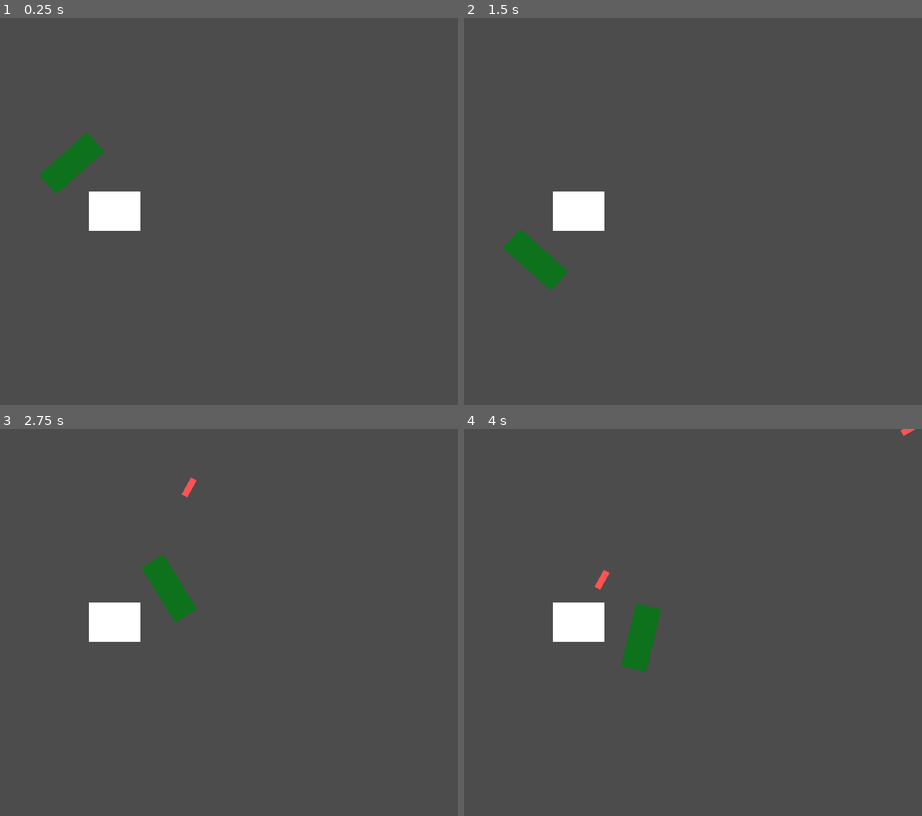
Above: before the commit, frames 1-4 (two rows, left to right).
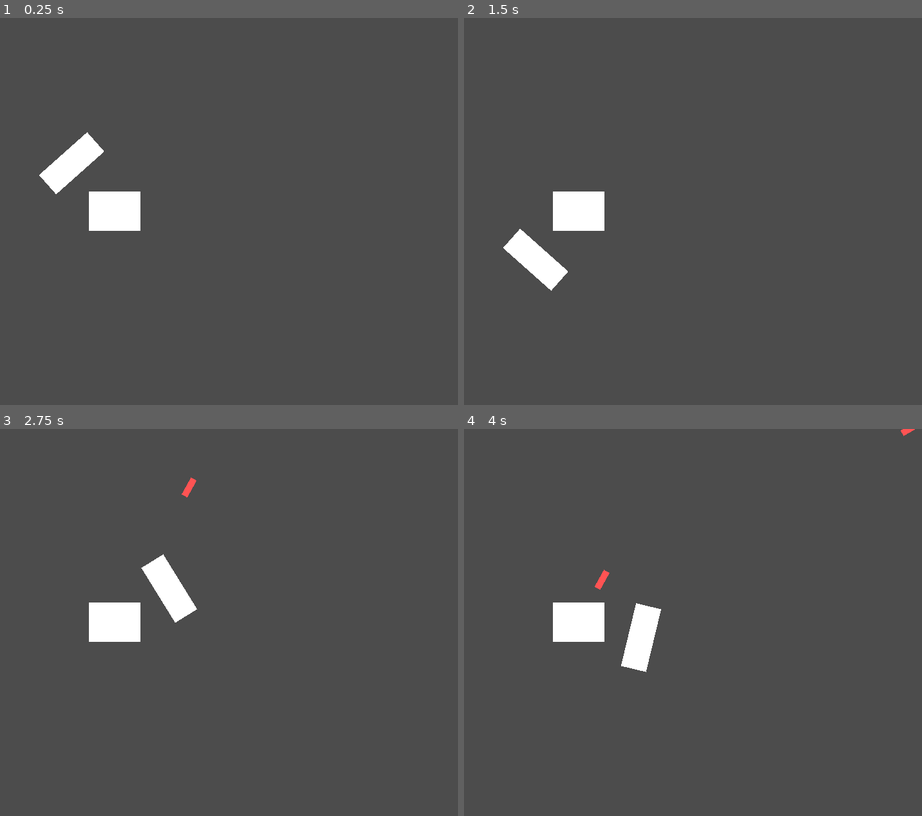
Above: after the commit, the same moments.

Repository: honoriocassiano/the-silent-protector-simulator
Game: Godot game, scene res://Main.tscn
The game is run twice, just before and just after one commit, with the same random seed, the same clock (stepped at 60 frames per second) and the same inputs.
Inputs (mouse positions are in pixels of both pictures, inside the frame that each line leads up to):
- Up to frame 1 (0.25 s): no input
- Up to frame 2 (1.5 s): tap Enter at 0.5 s; move the mouse to (775, 192) at 0.52 s; hold Right (move_right) 0.53-1.28 s; tap Space at 1.25 s; move the mouse to (560, 230) at 1.27 s; hold Down (move_down) from 1.28 s (still down)
- Up to frame 3 (2.75 s): tap Enter at 2 s; move the mouse to (251, 537) at 2.02 s; release Down (move_down) at 2.03 s; hold Right (move_right) from 2.03 s (still down)
- Up to frame 4 (4 s): move the mouse to (638, 699) at 2.77 s; release Right (move_right) at 2.78 s; hold Up (move_up) 2.78-3.53 s; move the mouse to (816, 680) at 3.52 s; hold Left (move_left) from 3.53 s (still down)

The runs differ from the first frame. In frame 1, 0.9% of the frame differs, in the area x 8-23%, y 29-46%; in frame 2, 0.9%; in frame 3, 0.9%; in frame 4, 0.9%, in the area x 34-44%, y 45-63%.

Commit message:
Destroy shoots when hit Soldier

Diff:
--- a/Soldier.gd
+++ b/Soldier.gd
@@ -1,4 +1,4 @@
-extends Area2D
+extends RigidBody2D
 
 const DISTANCE_FROM_BED = 100.0
 #var bedPosition = Vector2()
@@ -15,6 +15,9 @@
 #
 #	global bedPositon = bed.position
 
+func _physics_process(delta):
+	pass
+
 
 # Called every frame. 'delta' is the elapsed time since the previous frame.
 func _process(delta):
@@ -28,13 +31,16 @@
 	var cosine = (mousePosition.x - bedPosition.x) / distance
 	var sine = (mousePosition.y - bedPosition.y) / distance
 
+	var angle = -atan2(mousePosition.x - bedPosition.x, mousePosition.y - bedPosition.y)
+
 	position.x = cosine * DISTANCE_FROM_BED + bedPosition.x
 	position.y = sine * DISTANCE_FROM_BED + bedPosition.y
 
-	var angle = -atan2(mousePosition.x - bedPosition.x, mousePosition.y - bedPosition.y)
-#	var angle = sine / cosine
-
 	rotation = angle
 
-func _on_Bed_position_ready(pos):
-	pass # Replace with function body.
+	pass
+
+func _on_RigidBody2D_body_entered(body):
+
+	# TODO Play damage sound
+	body.queue_free()
--- a/Soldier.tscn
+++ b/Soldier.tscn
@@ -1,10 +1,15 @@
-[gd_scene load_steps=2 format=2]
+[gd_scene load_steps=3 format=2]
+
+[ext_resource path="res://Soldier.gd" type="Script" id=1]
 
 [sub_resource type="RectangleShape2D" id=1]
-extents = Vector2( 50, 20 )
+extents = Vector2( 52, 22 )
 
-[node name="Area2D" type="Area2D"]
+[node name="RigidBody2D" type="RigidBody2D"]
 collision_mask = 2
+contacts_reported = 10
+contact_monitor = true
+script = ExtResource( 1 )
 
 [node name="CollisionShape2D" type="CollisionShape2D" parent="."]
 shape = SubResource( 1 )
@@ -15,7 +20,7 @@
 margin_top = -20.0
 margin_right = 50.0
 margin_bottom = 20.0
-color = Color( 0.054902, 0.443137, 0.105882, 1 )
 __meta__ = {
 "_edit_use_anchors_": false
 }
+[connection signal="body_entered" from="." to="." method="_on_RigidBody2D_body_entered"]
